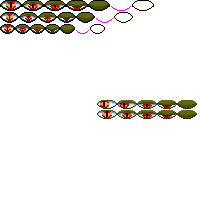
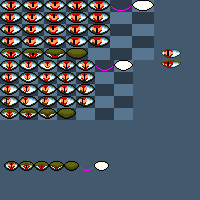
The second w=200, h=200 image is a revision of the first. Changes to its layers:
renamed "Layer 4" to "Layer 8", moved it above "Layer 7", painted on it over [1, 1, 197, 119]
showed "Layer 7", painted on it over [0, 0, 181, 171]
removed layer "Layer 5" over [0, 0, 154, 34]
removed layer "Layer 6" over [90, 0, 154, 34]
showed "Layer 1", painted on it over [0, 0, 154, 120]
showed "Layer 0 copy 3" over [0, 0, 200, 200]
